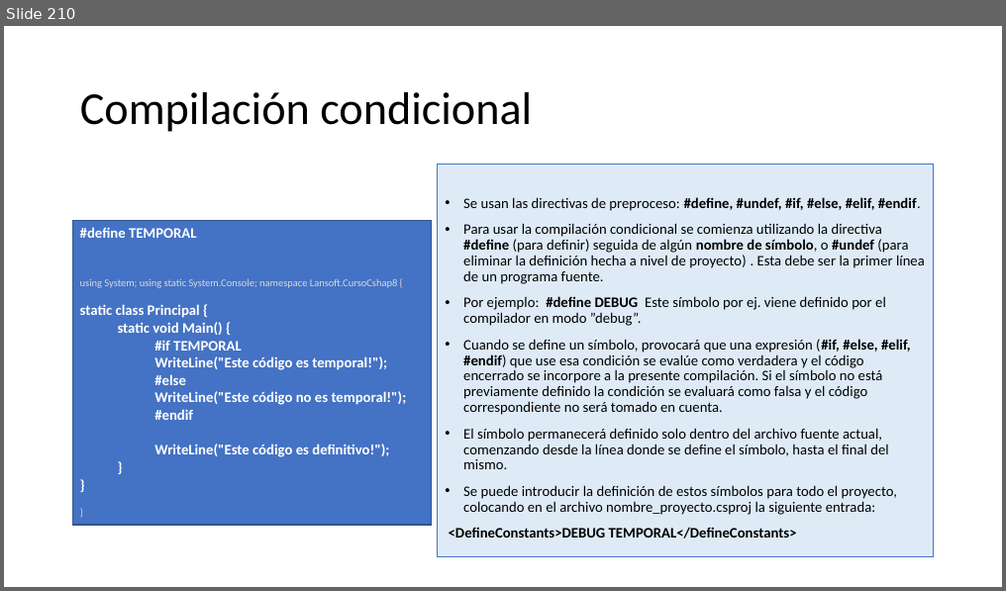
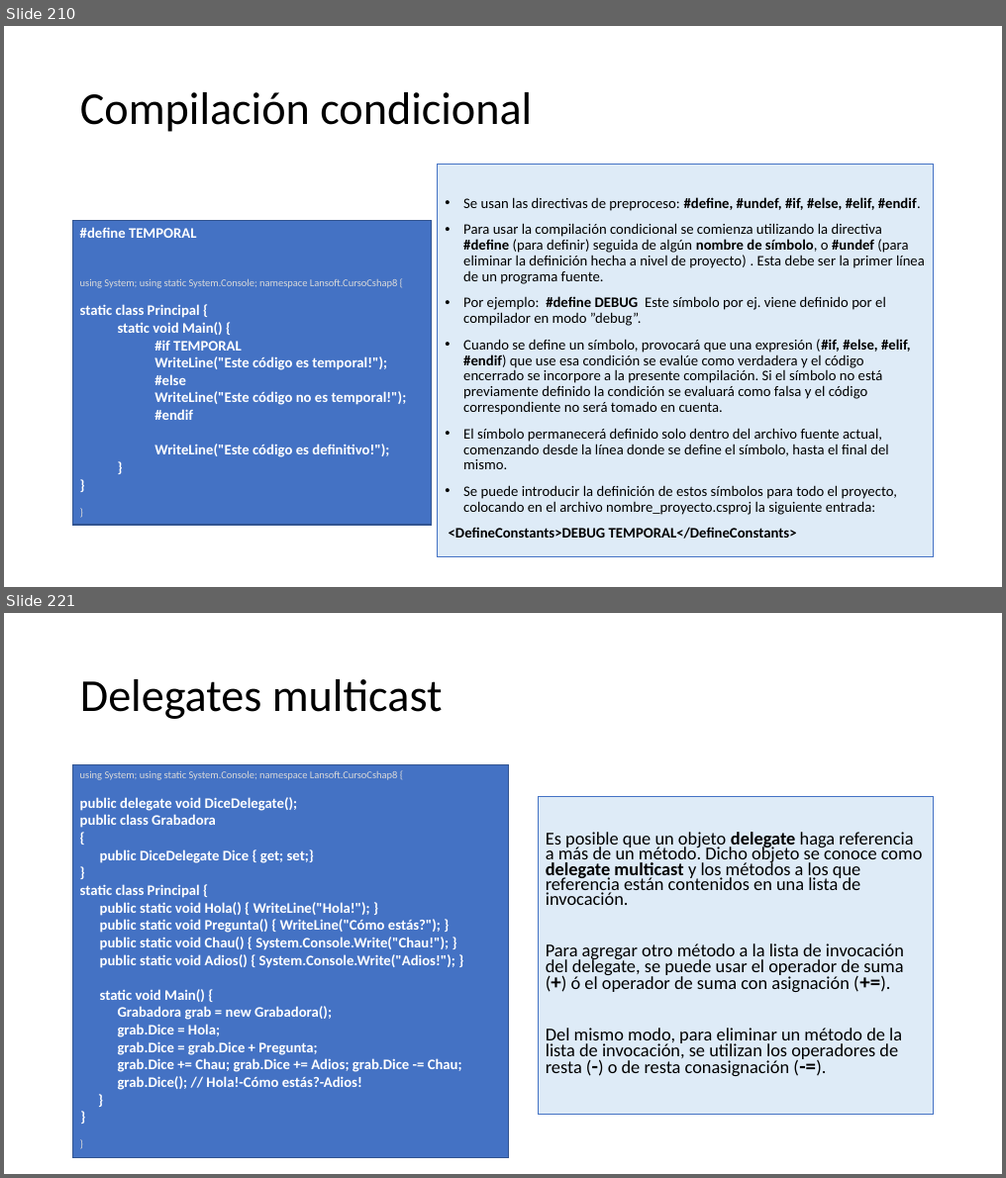
Before and after one commit to AlbertOsinaga/CursoCSharp__8, a slide deck: CSharpQuickReferencia.pptx. Shown one above the other, each under a label of ours: slide 210 before the commit, slides 210 and 221 after it; the slides between them are not shown. The pictures are 1006x591 and 1006x1178 pixels, drawn with LibreOffice and Linux fonts; fonts in the diff are those of the drawing. Boxes give left, top, right and bottom in pixels: in the first picture for what was removed or moved away, otherwise in the second. Text is boxed around its words. In the diff, an @@ line names an element or a change of style, - is before the commit and + after.

Commit message:
V 2020 05 09 PPT CQR 223 slides

```diff
--- a/CSharpQuickReferencia.pptx
+++ b/CSharpQuickReferencia.pptx
@@ slide 221 added at (4,613,1002,1174), background #FFFFFF @@
@@ title added at (80,679,443,719), 44 pt, text #000000 @@
+Delegates multicast
@@ rectangle added at (73,765,509,1158), fill #4472C4, outline #325491 1 pt, 14 pt, text #FFFFFF, bold @@
+using System; using static System.Console; namespace Lansoft.CursoCshap8 {
+public delegate void DiceDelegate();
+public class Grabadora
+{
+public DiceDelegate Dice { get; set;}
+}
+static class Principal {
+public static void Hola() { WriteLine("Hola!"); }
+public static void Pregunta() { WriteLine("Cómo estás?"); }
+public static void Chau() { System.Console.Write("Chau!"); }
+public static void Adios() { System.Console.Write("Adios!"); }
+static void Main() {
+  Grabadora grab = new Grabadora();
+  grab.Dice = Hola;
+  grab.Dice = grab.Dice + Pregunta;
+  grab.Dice += Chau; grab.Dice += Adios; grab.Dice -= Chau;
+  grab.Dice(); // Hola!-Cómo estás?-Adios!
+  }
+  }
+}
@@ text added at (538,796,933,1115), fill #DEEBF7, outline #4472C4 0.75 pt, 17.5 pt, text #000000 @@
+Es posible que un objeto delegate haga referencia a más de un método. Dicho objeto se conoce como delegate multicast y los métodos a los que referencia están contenidos en una lista de invocación.
+Para agregar otro método a la lista de invocación del delegate, se puede usar el operador de suma (+) ó el operador de suma con asignación (+=).
+Del mismo modo, para eliminar un método de la lista de invocación, se utilizan los operadores de resta (-) o de resta conasignación (-=).
```
Also in this commit, not shown: 12 other slides added.
